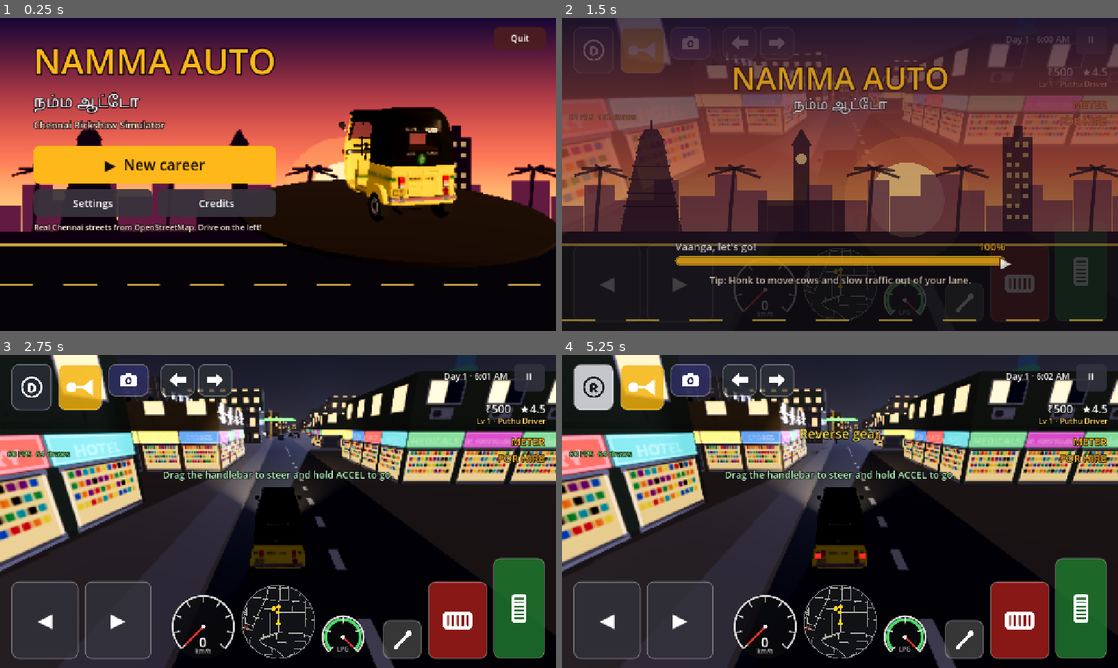
Above: before the commit, frames 1-4 (two rows, left to right).
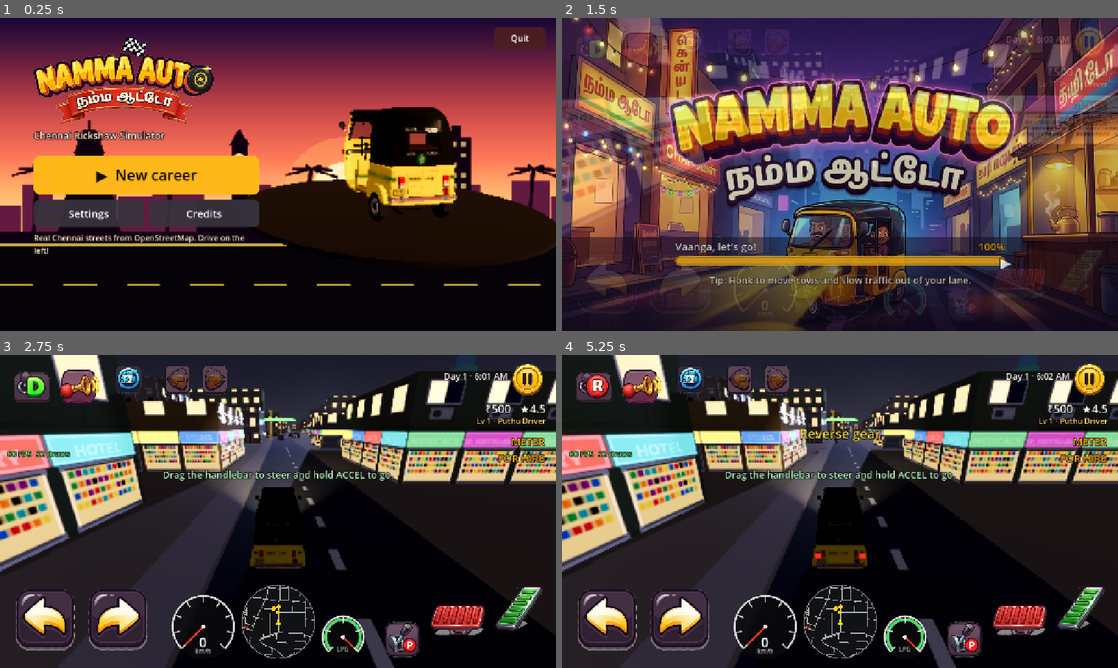
Above: after the commit, the same moments.

Repository: DavidRajPaul/Auto-Simulator-Game-GoDot
Game: Godot game, scene res://scenes/main_menu.tscn
The game is run twice, just before and just after one commit, with the same random seed, the same clock (stepped at 60 frames per second) and the same inputs.
Inputs (mouse positions are in pixels of both pictures, inside the frame that each line leads up to):
- Up to frame 1 (0.25 s): no input
- Up to frame 2 (1.5 s): click "▶ New career" at 0.5 s; click (1090, 39) at 1.25 s, where only the run before the commit has a clickable "⏸"
- Up to frame 3 (2.75 s): move the mouse to (400, 495) at 2.02 s; hold D (steer_right) from 2.03 s (still down); tap H (horn) at 2.1 s; click (400, 495) at 2.17 s
- Up to frame 4 (5.25 s): release D (steer_right) at 2.75 s; click (1090, 380) at 2.77 s; click "✕" at 3.5 s; tap Enter at 4.25 s; drag from (728, 527) to (812, 574) at 4.27 s; tap K (kick_start) at 5 s; move the mouse to (895, 442) at 5.02 s; hold D (steer_right) from 5.03 s (still down); tap R (gear_toggle) at 5.1 s; click (895, 442) at 5.17 s

The runs differ from the first frame. In frame 1, 14% of the frame differs, in the area x 6-50%, y 6-76%; in frame 2, 78%, in the area x 0-100%, y 0-100%; in frame 3, 13%; in frame 4, 13%.

Commit message:
feat: painted game art for controls, icon, splash, logo and loading screen
Stitch art (prompt pack 1A-2I) imported by tools/art/import_game_art.py:
backgrounds and painted checkerboards removed, every driving button,
pause coin and touch ripple packed into one 1536x768 atlas.

- HUD buttons use the art with pressed-state swaps; gear shows D/R art,
  indicators blink between off/on art, horn switches to the air horn at tier 2.
- One reused ripple plays under the finger on each press (no nodes per tap).
- Pause button is the gold coin; menu shows the painted logo; loading screen
  uses the night-street art; launcher, adaptive icons and boot splash replaced.
- Draw calls drop 138 -> 126 (one atlas batch); memory +1 MB.

Tests: phase 6 checks the art and pressed swap (63/63); all suites pass.

Co-Authored-By: Claude Opus 5.5 <noreply@anthropic.com>
Claude-Session: https://claude.ai/code/session_01NZmjcP87RjyuMBvBCQaTLX

Diff:
--- a/scripts/ui/GarageUI.gd
+++ b/scripts/ui/GarageUI.gd
@@ -41,6 +41,7 @@
 	_pause_btn = _button("⏸", Color(0.2, 0.2, 0.25, 0.85), func() -> void: open_pause())
 	_pause_btn.custom_minimum_size = Vector2(72, 56)
 	_root.add_child(_pause_btn)
+	_paint_pause_button()
 	_build_modal()
 	get_viewport().size_changed.connect(_layout)
 	_layout()
@@ -94,7 +95,7 @@
 func _layout() -> void:
 	var vp: Vector2 = get_viewport().get_visible_rect().size
 	# Top-right corner (the top-left belongs to the gear / horn / camera buttons).
-	_pause_btn.position = Vector2(vp.x - 26.0 - 72.0, 20.0)
+	_pause_btn.position = Vector2(vp.x - 26.0 - _pause_btn.custom_minimum_size.x, 16.0)
 	_clock.size = Vector2(240.0, 30.0)
 	_clock.horizontal_alignment = HORIZONTAL_ALIGNMENT_RIGHT
 	_clock.position = Vector2(vp.x - 26.0 - 72.0 - 14.0 - 240.0, 34.0)
@@ -429,3 +430,27 @@
 	_row("", tr("NEXT_DAY"), true, func() -> void:
 		GameState.start_next_day()
 		close_modal())
+
+## The painted gold pause coin from the game-art atlas (same atlas as the driving buttons).
+func _paint_pause_button() -> void:
+	if not ResourceLoader.exists(TouchHUD.ART_ATLAS):
+		return
+	var tex: Texture2D = load(TouchHUD.ART_ATLAS) as Texture2D
+	var cells: Array[String] = ["pause", "pause_p"]
+	var icons: Array[AtlasTexture] = []
+	for c: String in cells:
+		var idx: int = int(TouchHUD.ART_CELLS[c])
+		var at: AtlasTexture = AtlasTexture.new()
+		at.atlas = tex
+		at.region = Rect2((idx % TouchHUD.ART_COLS) * TouchHUD.ART_CELL, (idx / TouchHUD.ART_COLS) * TouchHUD.ART_CELL, TouchHUD.ART_CELL, TouchHUD.ART_CELL)
+		icons.append(at)
+	_pause_btn.text = ""
+	_pause_btn.icon = icons[0]
+	_pause_btn.expand_icon = true
+	_pause_btn.icon_alignment = HORIZONTAL_ALIGNMENT_CENTER
+	_pause_btn.custom_minimum_size = Vector2(80, 80)
+	_pause_btn.size = Vector2(80, 80)
+	for state: String in ["normal", "hover", "pressed", "focus", "disabled"]:
+		_pause_btn.add_theme_stylebox_override(state, StyleBoxEmpty.new())
+	_pause_btn.button_down.connect(func() -> void: _pause_btn.icon = icons[1])
+	_pause_btn.button_up.connect(func() -> void: _pause_btn.icon = icons[0])
--- a/scripts/ui/LoadingScreen.gd
+++ b/scripts/ui/LoadingScreen.gd
@@ -11,6 +11,9 @@
 ## Time to keep covering the city after it is in the tree (first chunks, shaders, traffic).
 const SETTLE_SECONDS: float = 0.8
 const FADE_SECONDS: float = 0.35
+## Painted night-street art (tools/art/import_game_art.py, 1F). It carries its own logo, so the
+## drawn backdrop and text title are hidden when it is present.
+const ART_BG: String = "res://assets/ui/loading_bg.jpg"
 
 enum Stage { LOADING, BUILDING, SETTLING, FADING }
 
@@ -24,6 +27,8 @@
 var _tip: Label
 var _percent: Label
 var _root: Control
+var _art: TextureRect
+var _band: ColorRect
 var _shown: float = 0.0
 var _goal: float = 0.0
 var _tip_index: int = 0
@@ -104,6 +109,19 @@
 	shade.set_anchors_preset(Control.PRESET_FULL_RECT)
 	shade.mouse_filter = Control.MOUSE_FILTER_IGNORE
 	_root.add_child(shade)
+	if ResourceLoader.exists(ART_BG):
+		_art = TextureRect.new()
+		_art.texture = load(ART_BG) as Texture2D
+		_art.expand_mode = TextureRect.EXPAND_IGNORE_SIZE
+		_art.stretch_mode = TextureRect.STRETCH_KEEP_ASPECT_COVERED
+		_art.mouse_filter = Control.MOUSE_FILTER_IGNORE
+		_root.add_child(_art)
+		_band = ColorRect.new()
+		_band.color = Color(0.05, 0.02, 0.07, 0.62) # keeps the bar and tip readable over the art
+		_band.mouse_filter = Control.MOUSE_FILTER_IGNORE
+		_root.add_child(_band)
+		_backdrop.visible = false
+		shade.visible = false
 	var title: Label = _label("NAMMA AUTO", 72, AMBER, 10)
 	title.name = "Title"
 	var tamil: Label = _label("நம்ம ஆட்டோ", 32, Color.WHITE, 6)
@@ -120,10 +138,17 @@
 
 func _layout() -> void:
 	var vp: Vector2 = get_viewport().get_visible_rect().size
+	if _art != null:
+		_art.position = Vector2.ZERO
+		_art.size = vp
+		_band.position = Vector2(0, vp.y * 0.7)
+		_band.size = Vector2(vp.x, vp.y * 0.3)
 	var title: Label = _root.get_node("Title") as Label
+	title.visible = _art == null
 	title.position = Vector2(0, vp.y * 0.12)
 	title.size = Vector2(vp.x, 90)
 	var tamil: Label = _root.get_node("Tamil") as Label
+	tamil.visible = _art == null
 	tamil.position = Vector2(0, vp.y * 0.12 + 88)
 	tamil.size = Vector2(vp.x, 44)
 	var bw: float = minf(760.0, vp.x * 0.66)
--- a/scripts/ui/MainMenu.gd
+++ b/scripts/ui/MainMenu.gd
@@ -6,6 +6,8 @@
 
 const GAME_SCENE: String = "res://scenes/main_chennai.tscn"
 const AMBER: Color = Color(1.0, 0.72, 0.1)
+## Painted game logo (1G); it includes the Tamil subtitle.
+const LOGO: String = "res://assets/ui/logo.png"
 const PANEL_BG: Color = Color(0.06, 0.06, 0.07, 0.9)
 const SPIN_RAD_PER_S: float = 0.35
 const CREDITS: String = """Namma Auto — Chennai Rickshaw Simulator 3D
@@ -167,8 +169,17 @@
 	_menu = VBoxContainer.new()
 	_menu.add_theme_constant_override("separation", 12)
 	_root.add_child(_menu)
-	_menu.add_child(_label("NAMMA AUTO", 80, AMBER, 12))
-	_menu.add_child(_label("நம்ம ஆட்டோ", 36, Color(1, 1, 1), 8))
+	if ResourceLoader.exists(LOGO):
+		var logo: TextureRect = TextureRect.new()
+		logo.name = "Logo"
+		logo.texture = load(LOGO) as Texture2D
+		logo.expand_mode = TextureRect.EXPAND_IGNORE_SIZE
+		logo.stretch_mode = TextureRect.STRETCH_KEEP_ASPECT
+		logo.custom_minimum_size = Vector2(0, 200)
+		_menu.add_child(logo)
+	else:
+		_menu.add_child(_label("NAMMA AUTO", 80, AMBER, 12))
+		_menu.add_child(_label("நம்ம ஆட்டோ", 36, Color(1, 1, 1), 8))
 	_buttons["tagline"] = _label(tr("TAGLINE"), 22, Color(1.0, 0.92, 0.82))
 	_menu.add_child(_buttons["tagline"])
 	var gap: Control = Control.new()
--- a/scripts/ui/TouchHUD.gd
+++ b/scripts/ui/TouchHUD.gd
@@ -29,6 +29,21 @@
 ## Buttons a finger may slide onto and off without lifting (held controls only).
 const SLIDEABLE: Array[String] = ["Accelerate", "Brake", "SteerLeft", "SteerRight"]
 const PRESSED_TINT: Color = Color(1.45, 1.45, 1.45)
+## Game art (tools/art/import_game_art.py): one 1536x768 atlas, 192 px cells, so every button
+## icon batches into the same 2D draw. Falls back to the old icon atlas + panels if missing.
+const ART_ATLAS: String = "res://assets/ui/controls_v2.png"
+const ART_CELL: int = 192
+const ART_COLS: int = 8
+const ART_CELLS: Dictionary = {"steer_left": 0, "steer_left_p": 1, "steer_right": 2, "steer_right_p": 3,
+	"gas": 4, "gas_p": 5, "brake": 6, "brake_p": 7, "gear_d": 8, "gear_d_p": 9, "gear_r": 10, "gear_r_p": 11,
+	"horn": 12, "horn_p": 13, "air_horn": 14, "air_horn_p": 15, "camera": 16, "camera_p": 17,
+	"ind_left": 18, "ind_left_on": 19, "ind_right": 20, "ind_right_on": 21, "handbrake": 22, "handbrake_p": 23,
+	"kick": 24, "kick_p": 25, "wiper": 26, "wiper_p": 27, "pause": 28, "pause_p": 29, "ripple": 30}
+## Button -> art cell base name ("<base>" normal, "<base>_p" pressed).
+const BUTTON_ART: Dictionary = {"SteerLeft": "steer_left", "SteerRight": "steer_right", "Accelerate": "gas",
+	"Brake": "brake", "Gear": "gear_d", "Handbrake": "handbrake", "Horn": "horn", "Camera": "camera",
+	"KickStart": "kick", "Wiper": "wiper", "IndicatorLeft": "ind_left", "IndicatorRight": "ind_right"}
+const RIPPLE_SECONDS: float = 0.28
 
 var steer_value: float = 0.0
 var wiper_on: bool = false
@@ -60,6 +75,10 @@
 ## button name -> number of fingers holding it.
 var _held: Dictionary = {}
 var _dash: Dashboard
+var _art_tex: Texture2D
+var _art_cache: Dictionary = {} # cell name -> AtlasTexture
+var _ripple: TextureRect
+var _ripple_tween: Tween
 ## Quick taps can press and release inside one frame, and readers that poll
 ## is_action_just_pressed (camera, gear, indicators) would miss them. Every press is held for
 ## at least MIN_HOLD_FRAMES process frames; early releases wait here: action -> release frame.
@@ -117,6 +136,7 @@
 	_icon_tex = load(ICON_ATLAS) as Texture2D
 	_build_dashboard()
 	_build_controls()
+	_apply_art()
 	get_viewport().size_changed.connect(_layout)
 	_layout()
 	SignalBus.telemetry_updated.connect(_on_telemetry)
@@ -374,7 +394,11 @@
 	lbl.size = r.size
 	var t: TouchScreenButton = entry["touch"] as TouchScreenButton
 	t.position = r.position
-	if entry["icon"] != null:
+	if entry.has("art") and entry["icon"] != null:
+		var art_ic: TextureRect = entry["icon"] as TextureRect
+		art_ic.position = r.position
+		art_ic.size = r.size
+	elif entry["icon"] != null:
 		var ic: TextureRect = entry["icon"] as TextureRect
 		var has_text: bool = lbl.text != ""
 		var side: float = minf(r.size.x, r.size.y) * (0.6 if has_text else 0.7)
@@ -394,6 +418,8 @@
 		(e["panel"] as Panel).visible = on
 		(e["label"] as Label).visible = on
 		(e["touch"] as TouchScreenButton).visible = on
+		if e["icon"] != null:
+			(e["icon"] as TextureRect).visible = on
 		if not on:
 			_force_release(n)
 	var hint: Label = _texts.get_node("SteerHint") as Label
@@ -443,6 +469,7 @@
 	var hit: String = button_at(pos)
 	if hit != "":
 		_finger_on(index, hit)
+		_play_ripple(pos)
 
 func _touch_move(index: int, pos: Vector2) -> void:
 	if index == _steer_touch_index:
@@ -491,6 +518,7 @@
 func _press(button_name: String) -> void:
 	var e: Dictionary = _buttons[button_name]
 	(e["panel"] as Panel).modulate = PRESSED_TINT
+	_show_art(button_name, true)
 	var action: String = str(e["action"])
 	if button_name == "Wiper":
 		_toggle_wiper()
@@ -506,6 +534,7 @@
 func _release(button_name: String) -> void:
 	var e: Dictionary = _buttons[button_name]
 	(e["panel"] as Panel).modulate = Color.WHITE
+	_show_art(button_name, false)
 	var action: String = str(e["action"])
 	if action != "":
 		var due: int = int(_pressed_at.get(action, -100)) + MIN_HOLD_FRAMES
@@ -579,6 +608,11 @@
 func _on_gear_changed(g: int) -> void:
 	gear = g
 	var e: Dictionary = _buttons["Gear"]
+	if e.has("art"):
+		e["art"] = "gear_r" if g < 0 else "gear_d"
+		_show_art("Gear", _held.has("Gear"))
+		_flash(tr("GEAR_REVERSE") if g < 0 else tr("GEAR_DRIVE"), 1.2)
+		return
 	(e["icon"] as TextureRect).texture = _icon("gear_r" if g < 0 else "gear_d")
 	((e["panel"] as Panel).get_theme_stylebox("panel") as StyleBoxFlat).bg_color = Color(0.85, 0.85, 0.88, 0.9) if g < 0 else Color(0.16, 0.18, 0.22, 0.8)
 	(e["icon"] as TextureRect).modulate = Color(0.1, 0.1, 0.12) if g < 0 else Color.WHITE
@@ -589,6 +623,10 @@
 	for side: int in [-1, 1]:
 		var e: Dictionary = _buttons["IndicatorLeft" if side < 0 else "IndicatorRight"]
 		var lit: bool = d == side and lamp_on
+		if e.has("art"):
+			var base: String = "ind_left" if side < 0 else "ind_right"
+			(e["icon"] as TextureRect).texture = _art(base + "_on" if lit else base)
+			continue
 		((e["panel"] as Panel).get_theme_stylebox("panel") as StyleBoxFlat).bg_color = INDICATOR_ON if lit else (Color(0.12, 0.35, 0.16, 0.85) if d == side else INDICATOR_OFF)
 
 func _refresh_wiper_visibility() -> void:
@@ -606,3 +644,85 @@
 func _flash(text: String, seconds: float) -> void:
 	_status_label.text = text
 	_status_timer = seconds
+
+# --- Game art ----------------------------------------------------------------
+
+func _art(cell: String) -> AtlasTexture:
+	if _art_cache.has(cell):
+		return _art_cache[cell] as AtlasTexture
+	var idx: int = int(ART_CELLS[cell])
+	var at: AtlasTexture = AtlasTexture.new()
+	at.atlas = _art_tex
+	at.region = Rect2((idx % ART_COLS) * ART_CELL, (idx / ART_COLS) * ART_CELL, ART_CELL, ART_CELL)
+	_art_cache[cell] = at
+	return at
+
+## Swap panels + atlas icons for the painted buttons (they carry their own base and outline).
+func _apply_art() -> void:
+	if not ResourceLoader.exists(ART_ATLAS):
+		return
+	_art_tex = load(ART_ATLAS) as Texture2D
+	for n: String in BUTTON_ART:
+		var e: Dictionary = _buttons[n]
+		var sb: StyleBoxFlat = (e["panel"] as Panel).get_theme_stylebox("panel") as StyleBoxFlat
+		sb.draw_center = false
+		sb.set_border_width_all(0)
+		if e["icon"] == null:
+			var ic: TextureRect = TextureRect.new()
+			ic.name = n + "Icon"
+			ic.expand_mode = TextureRect.EXPAND_IGNORE_SIZE
+			ic.stretch_mode = TextureRect.STRETCH_KEEP_ASPECT_CENTERED
+			ic.mouse_filter = Control.MOUSE_FILTER_IGNORE
+			ic.visible = (e["panel"] as Panel).visible
+			_icons.add_child(ic)
+			e["icon"] = ic
+		(e["label"] as Label).text = ""
+		e["art"] = str(BUTTON_ART[n])
+		(e["icon"] as TextureRect).modulate = Color.WHITE
+		if n.begins_with("Indicator"):
+			(e["icon"] as TextureRect).texture = _art(str(e["art"]))
+		_show_art(n, false)
+	_refresh_horn_art(GameState.active_stats())
+	SignalBus.vehicle_loadout_changed.connect(_refresh_horn_art)
+	_ripple = TextureRect.new()
+	_ripple.name = "Ripple"
+	_ripple.texture = _art("ripple")
+	_ripple.expand_mode = TextureRect.EXPAND_IGNORE_SIZE
+	_ripple.mouse_filter = Control.MOUSE_FILTER_IGNORE
+	_ripple.visible = false
+	_icons.add_child(_ripple)
+
+func _show_art(button_name: String, pressed: bool) -> void:
+	var e: Dictionary = _buttons[button_name]
+	if not e.has("art"):
+		return
+	var base: String = str(e["art"])
+	if base.begins_with("ind_"):
+		return # indicators follow the blink, not the finger
+	(e["icon"] as TextureRect).texture = _art(base + "_p" if pressed else base)
+
+## The level-4 air horn gets its own chrome button.
+func _refresh_horn_art(st: VehicleStats) -> void:
+	var e: Dictionary = _buttons["Horn"]
+	if not e.has("art") or st == null:
+		return
+	e["art"] = "air_horn" if st.horn_tier >= VehicleAudio.AIR_HORN_TIER else "horn"
+	_show_art("Horn", _held.has("Horn"))
+
+## One reused ring under the finger: scale up and fade (no nodes created while driving).
+func _play_ripple(pos: Vector2) -> void:
+	if _ripple == null:
+		return
+	if _ripple_tween != null and _ripple_tween.is_valid():
+		_ripple_tween.kill()
+	var size0: float = 60.0
+	_ripple.visible = true
+	_ripple.size = Vector2(size0, size0)
+	_ripple.pivot_offset = _ripple.size * 0.5
+	_ripple.position = pos - _ripple.size * 0.5
+	_ripple.scale = Vector2.ONE * 0.5
+	_ripple.modulate = Color(1, 1, 1, 0.95)
+	_ripple_tween = create_tween().set_parallel(true)
+	_ripple_tween.tween_property(_ripple, "scale", Vector2.ONE * 2.4, RIPPLE_SECONDS)
+	_ripple_tween.tween_property(_ripple, "modulate:a", 0.0, RIPPLE_SECONDS)
+	_ripple_tween.chain().tween_callback(func() -> void: _ripple.visible = false)
--- a/tests/run_phase6_tests.gd
+++ b/tests/run_phase6_tests.gd
@@ -268,6 +268,9 @@
 	var gas: Vector2 = _centre(hud, "Accelerate")
 	_touch(hud, 0, gas, true)
 	_check("Gas acts on touch-down (no wait for release)", Input.is_action_pressed("accelerate"))
+	var gas_icon: TextureRect = hud._buttons["Accelerate"]["icon"] as TextureRect
+	_check("Painted game art drives the buttons (pressed pedal art while held)", hud._buttons["Accelerate"].has("art")
+		and (gas_icon.texture as AtlasTexture).atlas.resource_path == TouchHUD.ART_ATLAS and gas_icon.texture == hud._art("gas_p"))
 	_drag(hud, 0, _centre(hud, "Brake"))
 	_check("Sliding gas → brake swaps pedals without lifting", Input.is_action_pressed("brake") and not Input.is_action_pressed("accelerate"))
 	_touch(hud, 0, _centre(hud, "Brake"), false)
Binary file changed: assets/icon/adaptive_bg_432.png
Binary file changed: assets/icon/adaptive_fg_432.png
Binary file changed: assets/icon/adaptive_mono_432.png
Binary file changed: assets/icon/boot_splash.png
Binary file changed: assets/icon/icon_192.png
Binary file added: assets/ui/controls_v2.png
Not shown, added: assets/ui/controls_v2.png.import
Binary file added: assets/ui/loading_bg.jpg
Not shown, added: assets/ui/loading_bg.jpg.import
Binary file added: assets/ui/logo.png
Not shown, added: assets/ui/logo.png.import
Binary file changed: icon.png
(and 4 more such lines)
